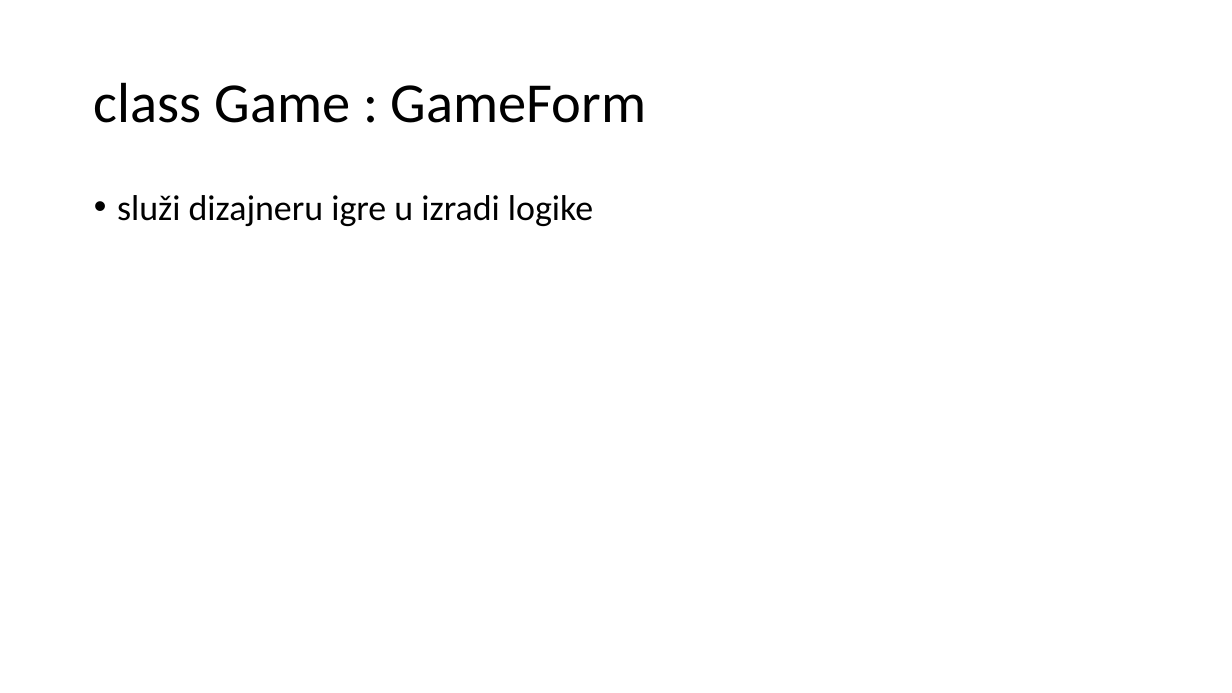
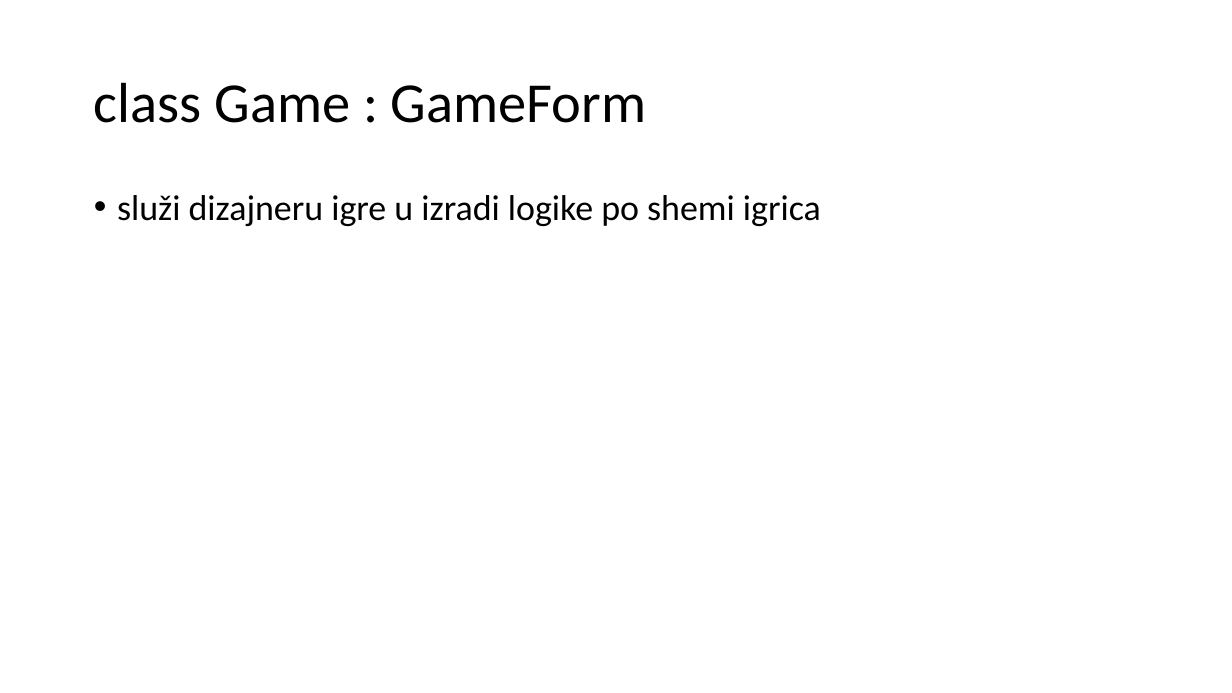
Before and after one commit to mihapetr/Zmija, a slide deck: slide 11 of docs/Zmijica.pptx (slide 9 before the commit). Drawn at 1232x693 pixels with LibreOffice and Linux fonts; fonts in the diff are those of the drawing. Boxes give left, top, right and bottom in pixels: in the first picture for what was removed or moved away, otherwise in the second. Text is boxed around its words. In the diff, an @@ line names an element or a change of style, - is before the commit and + after.

```diff
--- a/docs/Zmijica.pptx
+++ b/docs/Zmijica.pptx
@@ text at box(117, 195, 821, 226): text changed @@
-• služi dizajneru igre u izradi logike
+• služi dizajneru igre u izradi logike po shemi igrica
```
Also in this commit, not shown: 3 other slides changed, 2 slides added, 1 other file.
